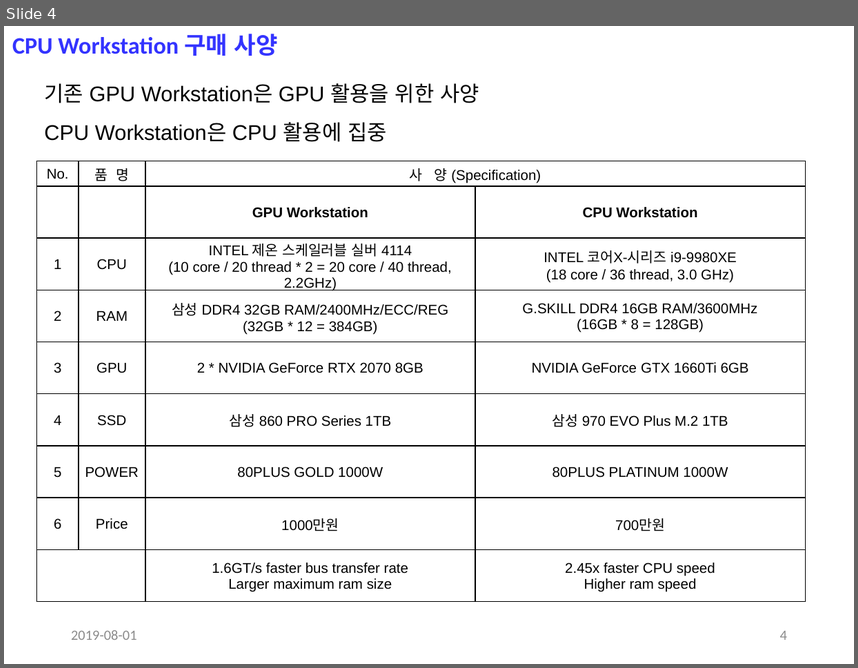
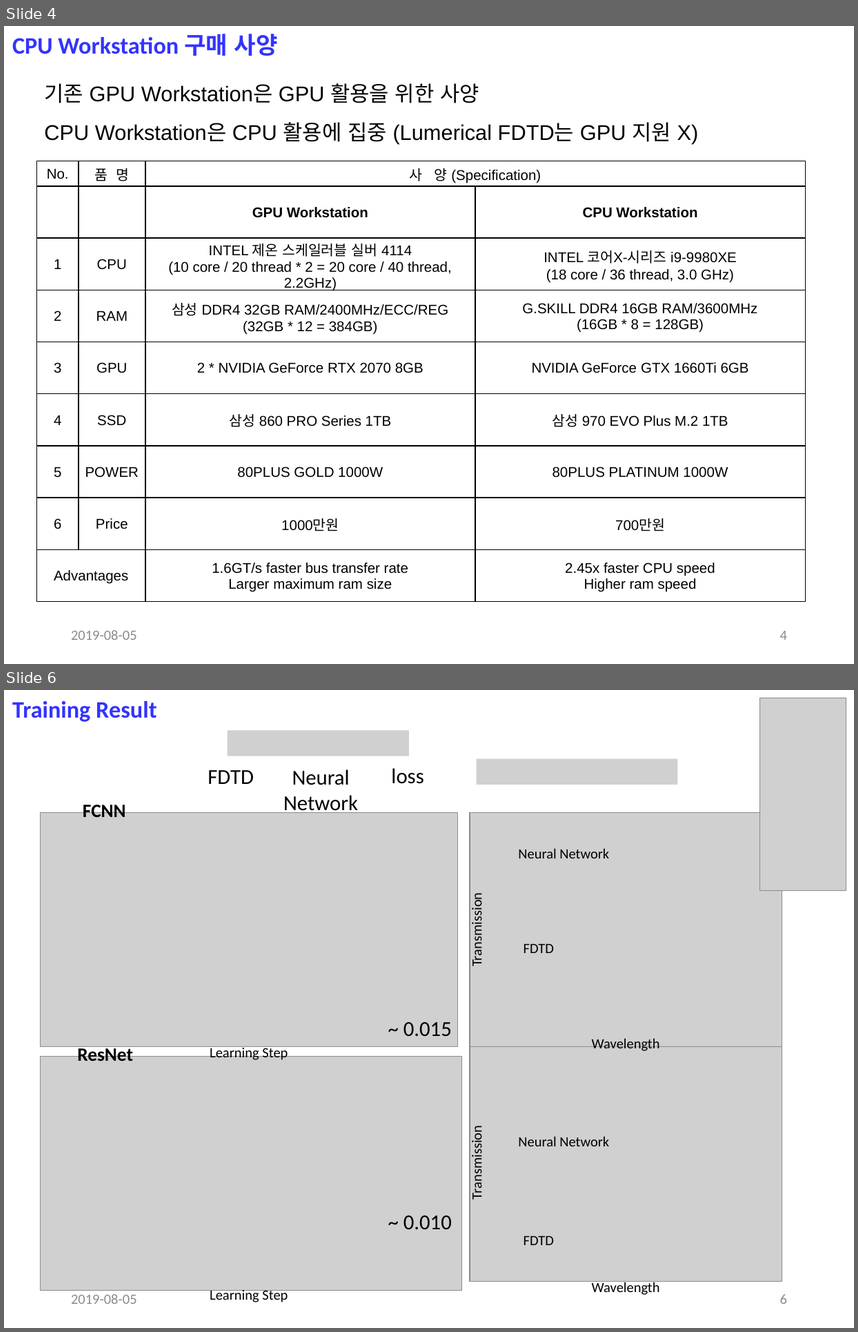
Before and after one commit to jglee96/NBTP_Lab, a slide deck: 랩미팅/201908/190805 (Jong).pptx. Shown one above the other, each under a label of ours: slide 4 before the commit, slides 4 and 6 after it; the slides between them are not shown. The pictures are 858x668 and 858x1332 pixels, drawn with LibreOffice and Linux fonts; fonts in the diff are those of the drawing; grey boxes stand for pictures. Boxes give left, top, right and bottom in pixels: in the first picture for what was removed or moved away, otherwise in the second. Text is boxed around its words. In the diff, an @@ line names an element or a change of style, - is before the commit and + after.

```diff
--- a/랩미팅/201908/190805 (Jong).pptx
+++ b/랩미팅/201908/190805 (Jong).pptx
@@ slide 6 added at [4, 690, 854, 1328], background #FFFFFF @@
@@ text added at [12, 701, 156, 722], 20 pt, text #3333FF, bold @@
+Training Result
@@ picture added at [760, 698, 846, 890] @@
@@ group added at [208, 730, 424, 816]: 3 texts, 1 picture @@
+FDTD
+Neural
+Network
+loss
@@ picture added at [477, 759, 678, 785] @@
@@ picture added at [40, 812, 457, 1047] @@
@@ text added at [83, 801, 126, 817], 16 pt, text #000000, bold @@
+FCNN
@@ picture added at [470, 812, 782, 1047] @@
@@ text added at [518, 848, 609, 858], 12 pt, text #000000 @@
+Neural Network
@@ text added at [468, 899, 486, 965], 12 pt, text #000000 @@
+Transmission
@@ text added at [524, 944, 554, 953], 12 pt, text #000000 @@
+FDTD
@@ text added at [404, 1022, 452, 1036], 18 pt, text #000000 @@
+~ 0.015
@@ text added at [592, 1038, 660, 1051], 12 pt, text #000000 @@
+Wavelength
@@ picture added at [40, 1056, 461, 1290] @@
@@ text added at [77, 1046, 133, 1061], 16 pt, text #000000, bold @@
+ResNet
@@ text added at [210, 1046, 288, 1060], 12 pt, text #000000 @@
+Learning Step
@@ picture added at [470, 1047, 782, 1281] @@
@@ text added at [468, 1132, 486, 1197], 12 pt, text #000000 @@
+Transmission
@@ text added at [518, 1136, 609, 1146], 12 pt, text #000000 @@
+Neural Network
@@ text added at [404, 1215, 452, 1229], 18 pt, text #000000 @@
+~ 0.010
@@ text added at [524, 1236, 554, 1245], 12 pt, text #000000 @@
+FDTD
@@ text added at [210, 1287, 288, 1302], 12 pt, text #000000 @@
+Learning Step
@@ text added at [592, 1280, 660, 1294], 12 pt, text #000000 @@
+Wavelength
@@ text added at [71, 1294, 137, 1303], 12 pt, text #8C8C8C @@
+2019-08-05
@@ page number added at [780, 1294, 787, 1303], 12 pt, text #8C8C8C @@
+6
@@ slide 4 changed as well @@
@@ text at [44, 122, 699, 143]: text changed @@
-CPU Workstation은 CPU 활용에 집중
+CPU Workstation은 CPU 활용에 집중 (Lumerical FDTD는 GPU 지원 X)
@@ table at [37, 161, 806, 601] @@
-row 9, column 1: 
+row 9, column 1: Advantages
@@ text at [71, 630, 137, 639]: text changed @@
-2019-08-01
+2019-08-05
```
Also in this commit, not shown: 3 other slides changed, 2 other slides added, 2 slides removed, 19 other files.
